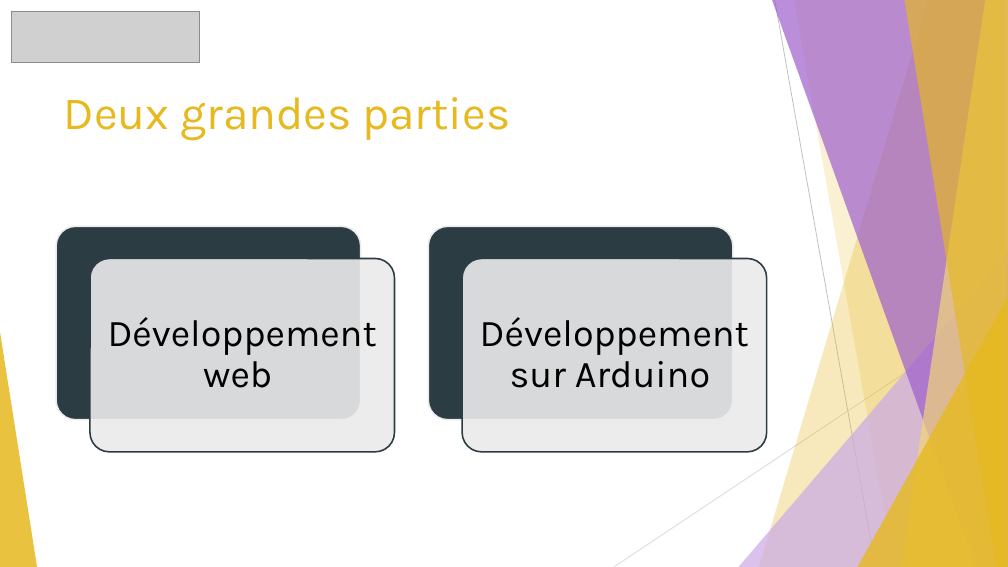
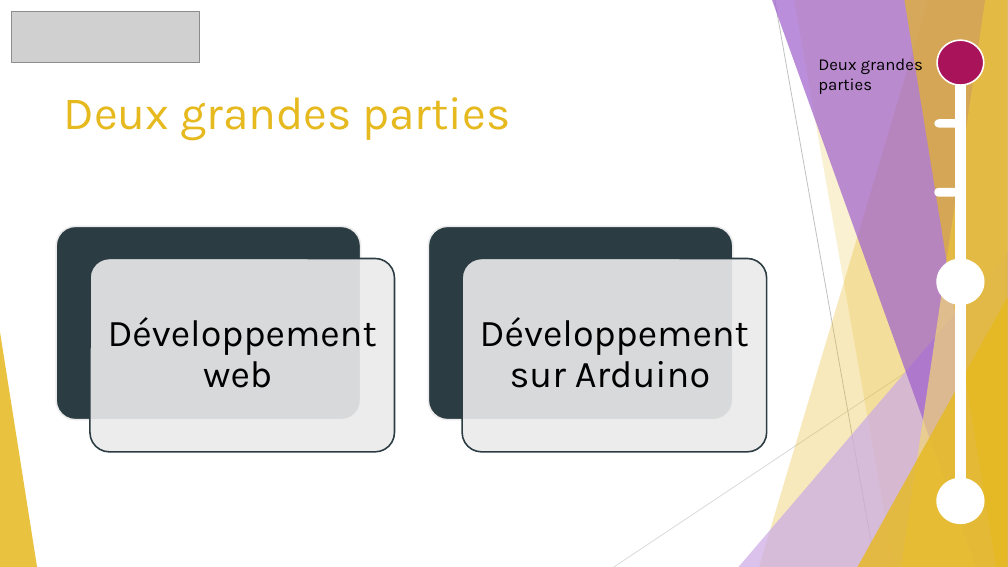
Before and after one commit to GuiguiMvn/Systeme-Escape-Game-Telethon, a slide deck: slide 2 of Cyril/Présentation.pptx. Drawn at 1008x567 pixels with LibreOffice and Linux fonts; fonts in the diff are those of the drawing; grey boxes stand for pictures. Boxes give left, top, right and bottom in pixels: in the first picture for what was removed or moved away, otherwise in the second. Text is boxed around its words. In the diff, an @@ line names an element or a change of style, - is before the commit and + after.

```diff
--- a/Cyril/Présentation.pptx
+++ b/Cyril/Présentation.pptx
@@ text added at bbox=[818, 55, 923, 94], 16 pt, text #000000 @@
+Deux grandes parties
@@ ellipse added at bbox=[938, 40, 985, 85], fill #A8135A, outline #FFFFFF 1.5 pt @@
@@ rectangle added at bbox=[957, 57, 965, 521], fill #FFFFFF, outline #FFFFFF 1.5 pt @@
@@ rectangle added at bbox=[957, 73, 965, 78], fill #A8135A, outline #FFFFFF 1.5 pt @@
@@ pill shape added at bbox=[935, 120, 965, 127], fill #FFFFFF, outline #FFFFFF 1.5 pt @@
@@ pill shape added at bbox=[935, 189, 957, 196], fill #FFFFFF, outline #FFFFFF 1.5 pt @@
@@ ellipse added at bbox=[938, 259, 985, 304], fill #FFFFFF, outline #FFFFFF 1.5 pt @@
@@ ellipse added at bbox=[938, 479, 985, 523], fill #FFFFFF, outline #FFFFFF 1.5 pt @@
```
Also in this commit, not shown: 1 other slide changed, 1 other file.
